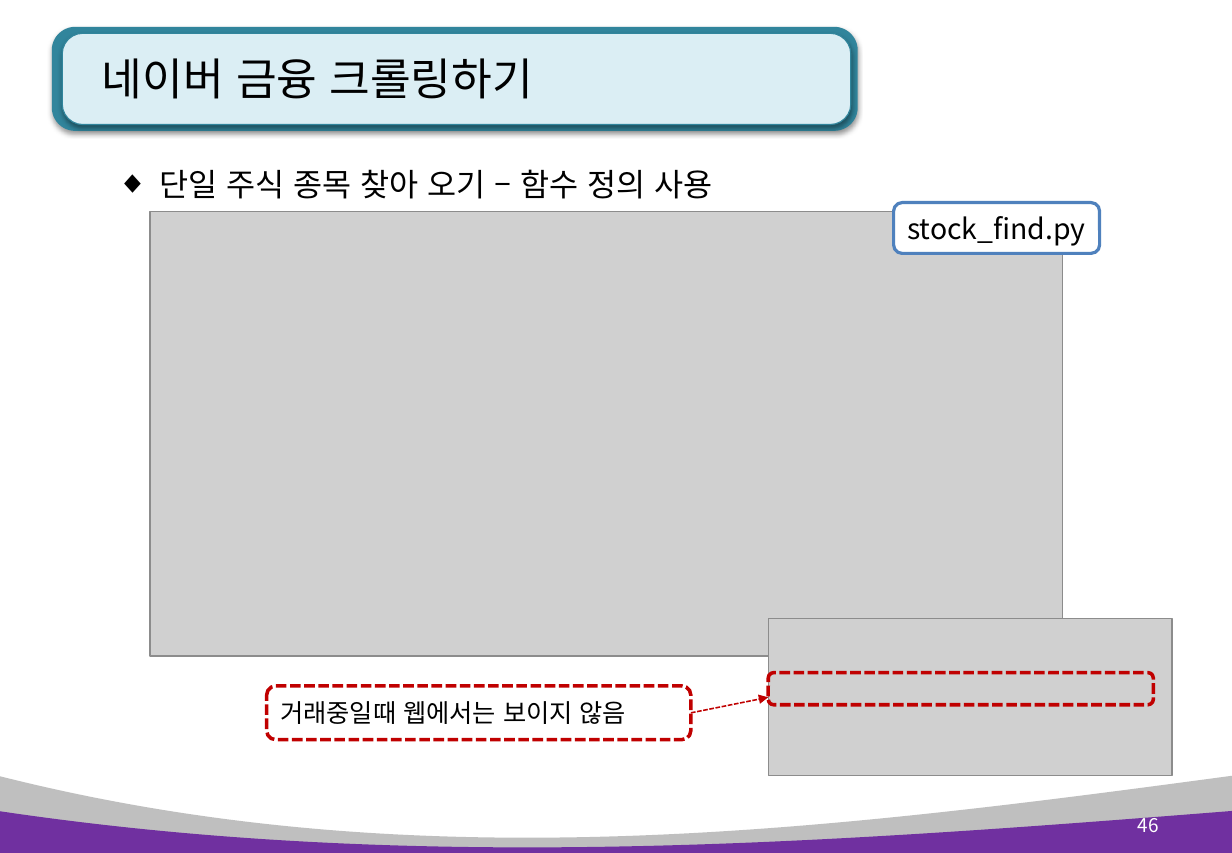
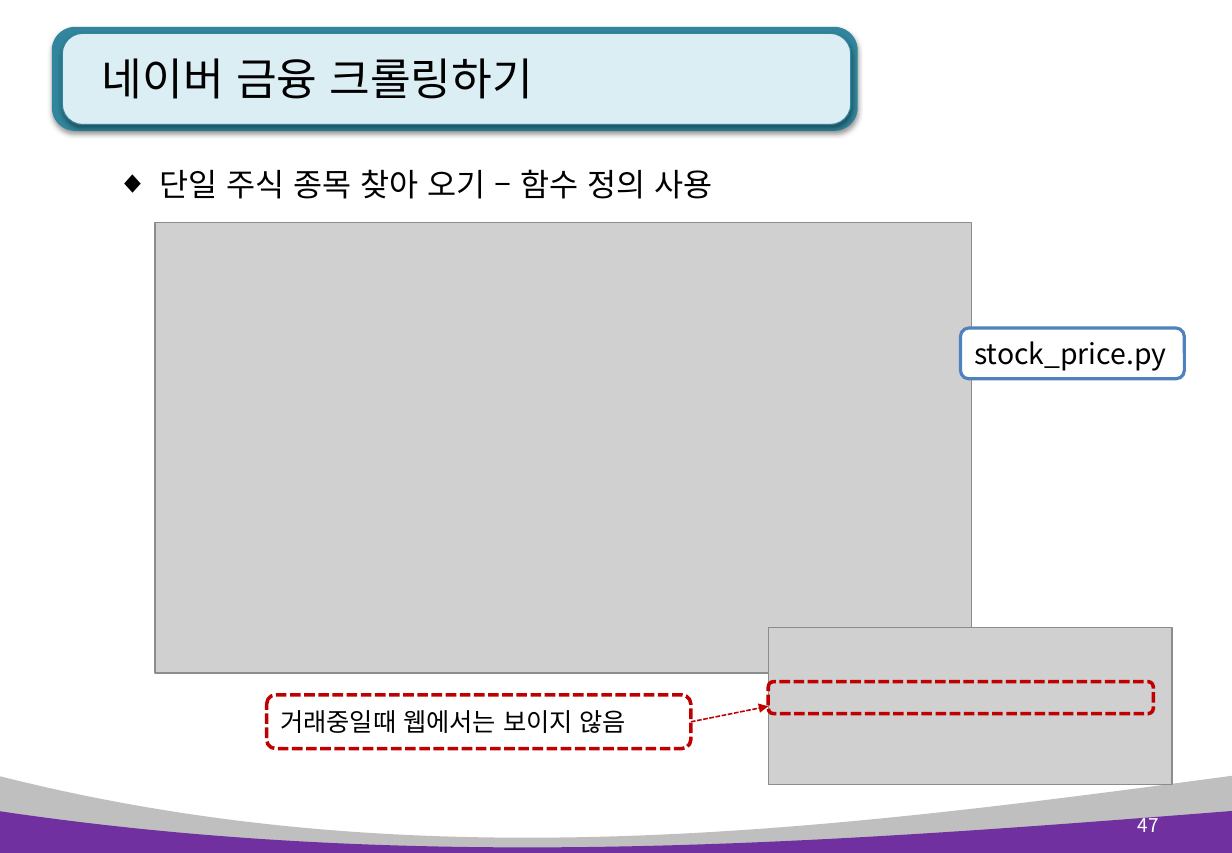
Before and after one commit to pshho/ngreen_project, a slide deck: slide 47 of pyWorks/자료/python_ppt/Python 12장. 정규표현식과 웹 스크래핑.pptx (slide 46 before the commit). Drawn at 1232x853 pixels with LibreOffice and Linux fonts; fonts in the diff are those of the drawing; grey boxes stand for pictures. Boxes give left, top, right and bottom in pixels: in the first picture for what was removed or moved away, otherwise in the second. Text is boxed around its words. In the diff, an @@ line names an element or a change of style, - is before the commit and + after.

```diff
--- a/pyWorks/자료/python_ppt/Python 12장. 정규표현식과 웹 스크래핑.pptx
+++ b/pyWorks/자료/python_ppt/Python 12장. 정규표현식과 웹 스크래핑.pptx
@@ picture: place and size @@
-picture at <box>150,212,1064,656</box>
+picture at <box>155,223,971,673</box>
@@ rounded rectangle "stock_price.py": place and size @@
-rounded rectangle "stock_price.py" at <box>894,202,1100,254</box>
+rounded rectangle "stock_price.py" at <box>961,328,1185,379</box>
@@ text in rounded rectangle at <box>974,341,1167,371</box>: text changed @@
-stock_find.py
+stock_price.py
@@ 2 rounded rectangles, 1 picture, 1 arrow: place and size @@
-2 rounded rectangles, 1 picture, 1 arrow at <box>267,619,1173,776</box>
+2 rounded rectangles, 1 picture, 1 arrow at <box>267,628,1173,785</box>
@@ page number at <box>1138,813,1159,832</box>: text changed @@
-46
+47
```
Also in this commit, not shown: 14 other slides changed, 1 slide added, 32 other files.
